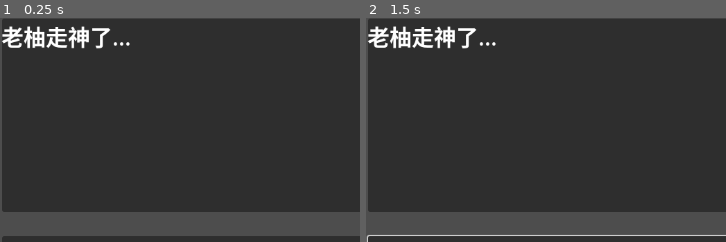
Above: before the commit, frames 1-2 (left to right).
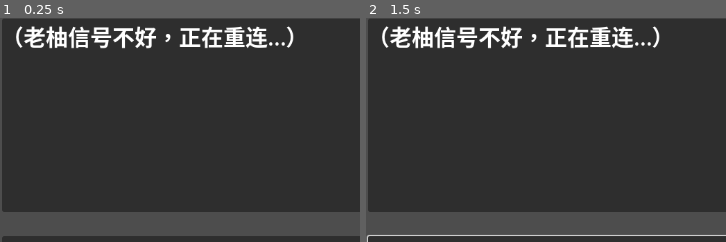
Above: after the commit, the same moments.

Repository: robertzq/project-drive
Game: Godot game, scene res://DriverCar.tscn
Same seed, same stepped clock (60 frames per second), same inputs: the game is played once before the commit and once after it.
Inputs (mouse positions are % of the whole screen's width and height, from its top left):
- Up to frame 1 (0.25 s): no input
- Up to frame 2 (1.5 s): click (38, 93) at 0.52 s; type "12" at 0.6 s; tap Enter at 1.25 s
The pictures show only the part of the screen within x 0-50%, y 39-89%; the shares and areas given below are measured in that part.

The runs differ from the first frame. In frame 1, 4.1% of the frame differs, in the area x 0-82%, y 3-14%; in frame 2, 4.1%.

Commit message:
using silcon stream llm

Diff:
--- a/llm_manager.gd
+++ b/llm_manager.gd
@@ -11,7 +11,8 @@
 @onready var rain_audio = $"../RainAudio" # 你的背景雨声节点
 @onready var vignette_rect = $"../UI/VignetteRect" # 你的暗角Shader节点
 
-const API_URL = "http://127.0.0.1:8000/v1/chat/completions"
+const API_URL = "https://api.siliconflow.cn/v1/chat/completions"
+#const API_URL = "http://127.0.0.1:8000/v1/chat/completions"
 
 # ================= 新增：外部线形记忆本 =================
 # ================= 路径配置 =================
@@ -68,6 +69,8 @@
 
 func _ready():
 	http_request.request_completed.connect(_on_request_completed)
+	# 🔴 新增：强行开启对系统 CA 证书的信任，解决 HTTPS 连接失败
+
 	input_box.text_submitted.connect(_on_input_submitted)
 
 	load_events_from_csv()
@@ -217,7 +220,8 @@
 		dialogue_label.text = "（远方的天空泛起鱼肚白，雨渐渐停了。新天鹅堡的轮廓出现在眼前...）"
 		input_box.editable = false
 		# 这里触发 Good Ending：与自己和解
-
+const API_KEY = ""
+# ================= 4. LLM 通信层 =================
 # ================= 4. LLM 通信层 =================
 func _send_to_llm():
 	print("\n========== 🚀 当前发送给 LLM 的历史 ==========")
@@ -226,23 +230,52 @@
 	print("============================================\n")
 
 	var body = JSON.stringify({
+		"model": "Qwen/Qwen3.5-27B",
 		"messages": chat_history,
-		"temperature": 0.6,          # 从 0.4 提高到 0.6，增加老柚说话的多样性，防止复读
-		"repetition_penalty": 1.15,  # 从 1.1 提高到 1.15，狠狠惩罚它说重复的词
-		"max_tokens": 128,            # 强行掐断，不给它长篇大论的机会
+		"temperature": 0.6,
+		# ⚠️ 关键修改：云端 API 必须用 frequency_penalty，范围是 -2.0 到 2.0
+		"frequency_penalty": 0.5,
+		"max_tokens": 128,
 		"stream": false
 	})
-	var headers = ["Content-Type: application/json"]
+
+	var headers = [
+		"Content-Type: application/json",
+		"Authorization: Bearer " + API_KEY
+	]
+
 	http_request.request(API_URL, headers, HTTPClient.METHOD_POST, body)
 
 func _on_request_completed(result, response_code, headers, body):
 	input_box.editable = true
+
+	# 🔴 增强版报错追踪
+	if result != HTTPRequest.RESULT_SUCCESS:
+		print("\n❌❌❌ Godot 内部请求错误！ ❌❌❌")
+		match result:
+			HTTPRequest.RESULT_CANT_RESOLVE: print("原因：DNS 解析失败（请检查网络连接）")
+			HTTPRequest.RESULT_CANT_CONNECT: print("原因：无法建立连接")
+
+			_: print("具体错误代码: ", result)
+		print("❌❌❌❌❌❌❌❌❌❌❌❌❌\n")
+
+		dialogue_label.text = "（老柚信号不好，正在重连...）"
+		return
+
 	if response_code != 200:
-		dialogue_label.text = "老柚走神了..."
+		# ... (之前的 response_code 处理逻辑)
+		print("API 返回详情: ", body.get_string_from_utf8())
+		return
+
+	var json = JSON.parse_string(body.get_string_from_utf8())
+
+	# 增加一个容错：确保返回的数据里真的有 choices
+	if not json.has("choices"):
+		print("⚠️ API 返回了奇怪的数据: ", json)
+		dialogue_label.text = "老柚脑子卡壳了..."
 		chat_history.pop_back()
 		return
 
-	var json = JSON.parse_string(body.get_string_from_utf8())
 	var raw_response = json["choices"][0]["message"]["content"].strip_edges()
 
 	var parsed_data = _parse_and_display(raw_response)
